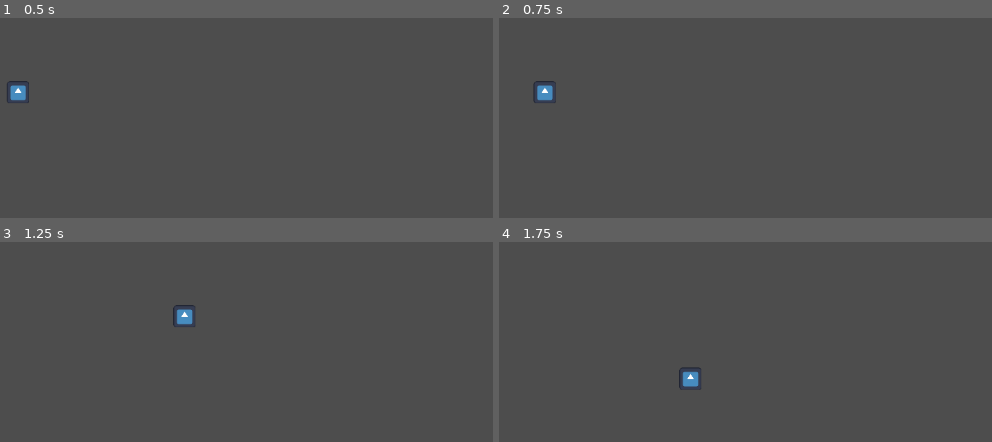
Above: before the commit, frames 1-4 (two rows, left to right).
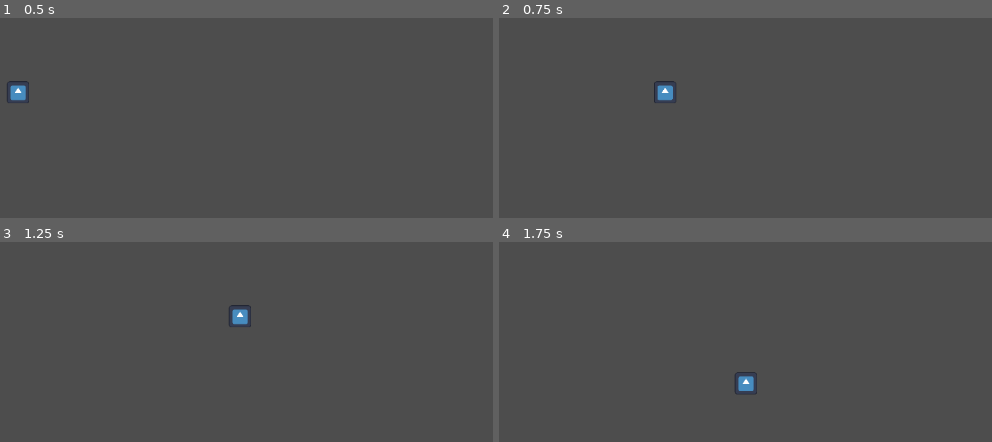
Above: after the commit, the same moments.

Repository: JacksonUl/Infernum
Game: Godot game, scene res://Scenes/Character.tscn
The game is run twice, just before and just after one commit, with the same random seed, the same clock (stepped at 60 frames per second) and the same inputs. The project has no main scene, so this scene is started directly. The engine's default icon, where the game draws it, is replaced by a stand-in: a white triangle on a blue panel in a dark square.
Inputs:
- Up to frame 1 (0.5 s): no input
- Up to frame 2 (0.75 s): tap Enter at 0.5 s; hold Right (Move_Right) from 0.53 s (still down); hold Space (Dash, bound only after the commit) from 0.53 s (still down)
- Up to frame 3 (1.25 s): keep holding Right (Move_Right); keep holding Space (Dash, bound only after the commit); tap Shift (Dash, bound only before the commit) at 0.8 s
- Up to frame 4 (1.75 s): release Right (Move_Right) at 1.28 s; release Space (Dash, bound only after the commit) at 1.28 s; hold Down (Move_Down) from 1.28 s (still down); tap Shift (Dash, bound only before the commit) at 1.35 s; tap Space (Dash, bound only after the commit) at 1.55 s

Frame 1 is identical in both runs. In frame 2, 0.7% of the frame differs, in the area x 6-36%, y 31-43%; in frame 3, 0.7%, in the area x 35-51%, y 31-43%; in frame 4, 0.7%.

Commit message:
Sprinting added

Diff:
--- a/Scripts/PlayerCharacter.gd
+++ b/Scripts/PlayerCharacter.gd
@@ -2,76 +2,69 @@
 extends CharacterBody2D
 
 
-var speed = 1
-
-var movement = Vector2.ZERO
-
-var pressingup = 0
-var pressingright = 0
-var pressingdown = 0
-var pressingleft = 0
 
 var dashcooldown = 0
-
+var dashing = false
+var sprinting = false
 
 func _input(event):
 	if event.is_action_pressed("Move_Left"):
-		movement.x = -1
-		pressingleft = 1
+		velocity.x = -200
 	if event.is_action_pressed("Move_Right"):
-		movement.x = 1
-		pressingright = 1
+		velocity.x = 200
 	if event.is_action_pressed("Move_Up"):
-		movement.y = -1
-		pressingup = 1
+		velocity.y = -200
 	if event.is_action_pressed("Move_Down"):
-		movement.y = 1
-		pressingdown = 1
+		velocity.y = 200
+
 
 
 	if event.is_action_released("Move_Left"):
-		pressingleft = 0
-		if movement.x == 1:
+		if velocity.x == 200:
 			pass
 		else:
-			movement.x = 0
+			velocity.x = 0
 
 	if event.is_action_released("Move_Right"):
-		pressingright = 0
-		if movement.x == -1:
+		if velocity.x == -200:
 			pass
 		else:
-			movement.x = 0
-
+			velocity.x = 0
 	if event.is_action_released("Move_Up"):
-		pressingup = 0
-		if movement.y == 1:
+		if velocity.y == 200:
 			pass
 		else:
-			movement.y = 0
-
+			velocity.y = 0
 	if event.is_action_released("Move_Down"):
-		pressingdown = 0
-		if movement.y == -1:
+		if velocity.y == -200:
 			pass
 		else:
-			movement.y = 0
+			velocity.y = 0
 
 
 	if event.is_action_pressed("Dash"):
 		if dashcooldown == 0:
-			movement = movement.normalized()
-			position.x += movement.x * 100
-			position.y += movement.y * 100
+			dashing = true
+			await get_tree().create_timer(.125).timeout
+			dashing = false
 			dashcooldown = 1
 			await get_tree().create_timer(1.5).timeout
 			dashcooldown = 0
+
 		else:
 			pass
 
-func _process(delta):
-	velocity.x = movement.x*speed*delta
-	velocity.y = movement.y*speed*delta
+	if event.is_action_pressed("Sprint"):
+		sprinting = true
+	if event.is_action_released("Sprint"):
+		sprinting = false
+
+func _process(_delta):
 	velocity = velocity.normalized()
-	velocity *= 200
+	if dashing == true:
+		velocity *= 1500
+	elif sprinting == true:
+		velocity *= 300
+	else:
+		velocity *= 200
 	move_and_slide()
--- a/project.godot
+++ b/project.godot
@@ -42,6 +42,13 @@
 }
 Dash={
 "deadzone": 0.5,
-"events": [Object(InputEventKey,"resource_local_to_scene":fa …(140 unchanged characters)… d":false,"keycode":0,"physical_keycode":4194325,"key_label":0,"unicode":0,"echo":false,"script":null)
+"events": [Object(InputEventKey,"resource_local_to_scene":fa …(140 unchanged characters)… d":false,"keycode":0,"physical_keycode":32,"key_label":0,"unicode":32,"echo":false,"script":null)
+, Object(InputEventJoypadButton,"resource_local_to_scene":false,"resource_name":"","device":-1,"button_index":3,"pressure":0.0,"pressed":false,"script":null)
 ]
 }
+Sprint={
+"deadzone": 0.5,
+"events": [Object(InputEventKey,"resource_local_to_scene":false,"resource_name":"","device":-1,"window_id":0,"alt_pressed":false,"shift_pressed":false,"ctrl_pressed":false,"meta_pressed":false,"pressed":false,"keycode":0,"physical_keycode":4194325,"key_label":0,"unicode":0,"echo":false,"script":null)
+, Object(InputEventJoypadButton,"resource_local_to_scene":false,"resource_name":"","device":-1,"button_index":7,"pressure":0.0,"pressed":false,"script":null)
+]
+}
